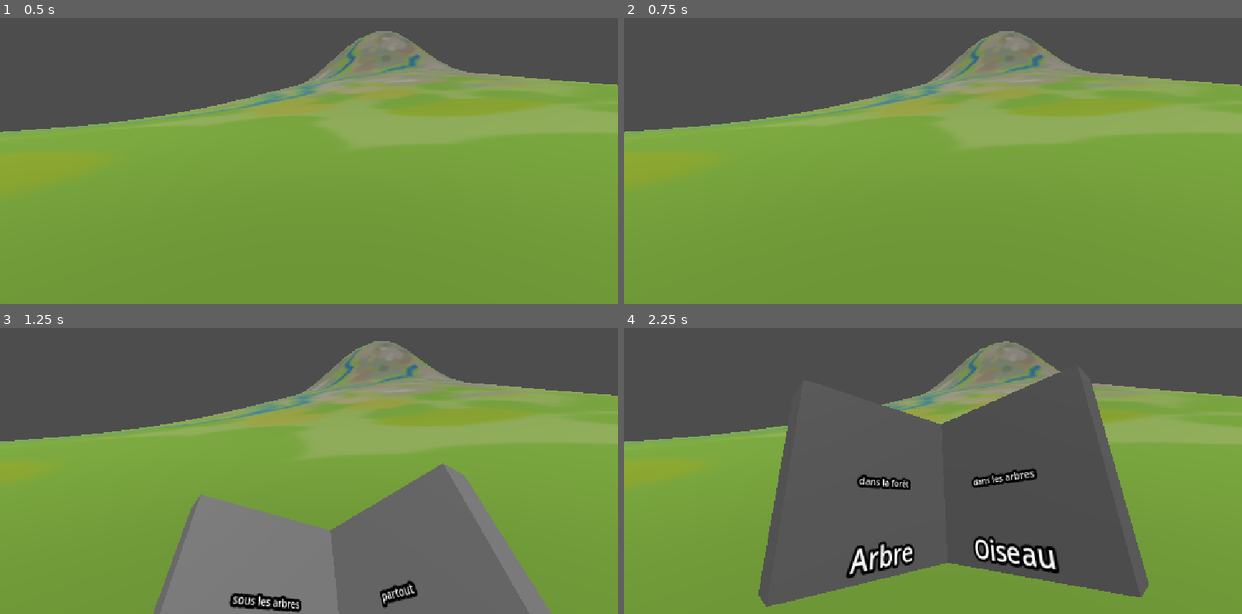
Above: before the commit, frames 1-4 (two rows, left to right).
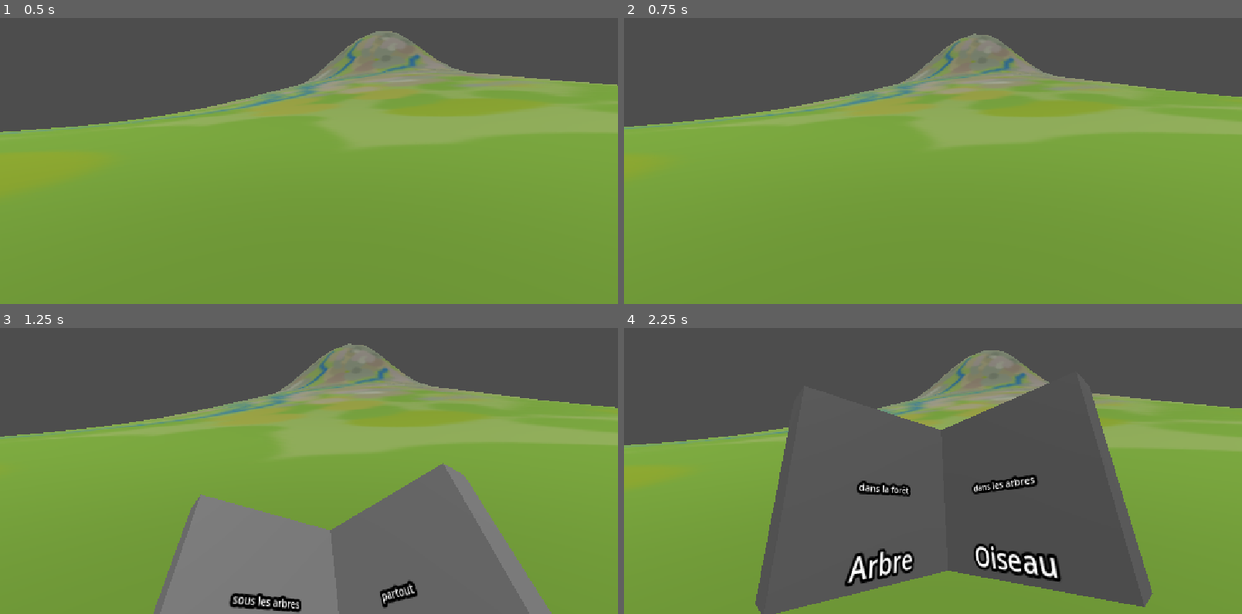
Above: after the commit, the same moments.

Repository: flatweb/gamejam4photo
Game: Godot game, scene res://root.tscn
The game is run twice, just before and just after one commit, with the same random seed, the same clock (stepped at 60 frames per second) and the same inputs. The engine's default icon, where the game draws it, is replaced by a stand-in: a white triangle on a blue panel in a dark square.
Inputs (mouse positions are in pixels of both pictures, inside the frame that each line leads up to):
- Up to frame 1 (0.5 s): no input
- Up to frame 2 (0.75 s): tap Enter at 0.5 s; move the mouse to (963, 129) at 0.52 s; hold Right (right) from 0.53 s (still down); tap Q (album) at 0.6 s
- Up to frame 3 (1.25 s): keep holding Right (right)
- Up to frame 4 (2.25 s): move the mouse to (902, 442) at 1.27 s; release Right (right) at 1.28 s; hold Down (back) 1.28-2.03 s; tap Up (front) at 1.35 s; tap Space at 2 s; move the mouse to (945, 433) at 2.02 s; hold Right (right) from 2.03 s (still down); tap Q (album) at 2.1 s

Frame 1 is identical in both runs. In frame 2, 6.3% of the frame differs, in the area x 0-100%, y 4-45%; in frame 3, 6.3%; in frame 4, 9.8%, in the area x 0-100%, y 4-100%.

Commit message:
Fix rotation à la souris sans clic avant, sans limite de rotation

Diff:
--- a/joueur.gd
+++ b/joueur.gd
@@ -11,7 +11,7 @@
 var freezed : bool = false
 var albumopened : bool = false
 var albumopening : bool = false
-var mouse_captured : bool = false
+var mouse_captured : bool = true
 var look_dir : Vector2
 var camera_sens : float = 1.0
 
@@ -24,15 +24,11 @@
 	Input.set_mouse_mode(Input.MOUSE_MODE_VISIBLE)
 	mouse_captured = false
 
-
-
 @onready var fps_camera: Camera3D = %Camera3D
 #@onready var interaction_ray: RayCast3D = %InteractionRay
 
 @export var camera_FOV = 55
 @export var interaction_ray_length = 3.0
-
-var cursor_locked = false
 
 func _ready() -> void:
 	Input.set_mouse_mode(Input.MOUSE_MODE_CAPTURED)
@@ -40,22 +36,12 @@
 
 # FPS MOUSEMOTION
 func _input(event: InputEvent) -> void:
-	if event is InputEventMouseButton :
-		var mouseevent = event as InputEventMouseButton
-		if mouseevent.pressed and not cursor_locked :
-			# Passage en mode
-			toggle_cursor_mode()
-		elif mouseevent.pressed == false and cursor_locked :
-			$Tete.rotation_degrees.x = 0.0
-			$Tete.rotation_degrees.y	 = 0.0
-			toggle_cursor_mode()
 
-	if cursor_locked and event is InputEventMouseMotion:
+	if mouse_captured and event is InputEventMouseMotion:
 		#rotation_degrees.y -= event.relative.x / 10
 		$Tete.rotation_degrees.x -= event.relative.y / 10
 		$Tete.rotation_degrees.x = clamp($Tete.rotation_degrees.x, -70, 70)
-		$Tete.rotation_degrees.y -= event.relative.x / 10
-		$Tete.rotation_degrees.y = clamp($Tete.rotation_degrees.y, -70, 70)
+		rotation_degrees.y -= event.relative.x / 10
 
 
 # INTERACTION RAY
@@ -67,11 +53,11 @@
 
 # MOUSEMODE TOGGLE
 func toggle_cursor_mode():
-	if cursor_locked:
+	if mouse_captured:
 		Input.set_mouse_mode(Input.MOUSE_MODE_VISIBLE)
 	else:
 		Input.set_mouse_mode(Input.MOUSE_MODE_CAPTURED)
-	cursor_locked = !cursor_locked
+	mouse_captured = !mouse_captured
 
 func _handle_joypad_camera_rotation(delta: float, sens_mod: float = 1.0) -> void:
 	var joypad_dir: Vector2 = Input.get_vector(&"look_left", &"look_right", &"look_up", &"look_down")
